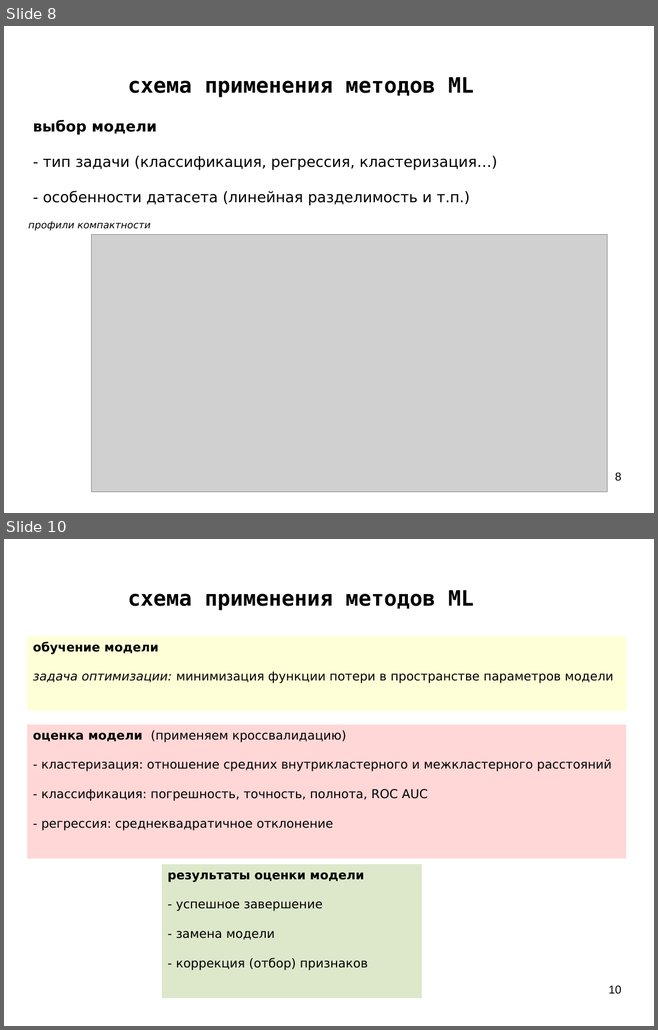
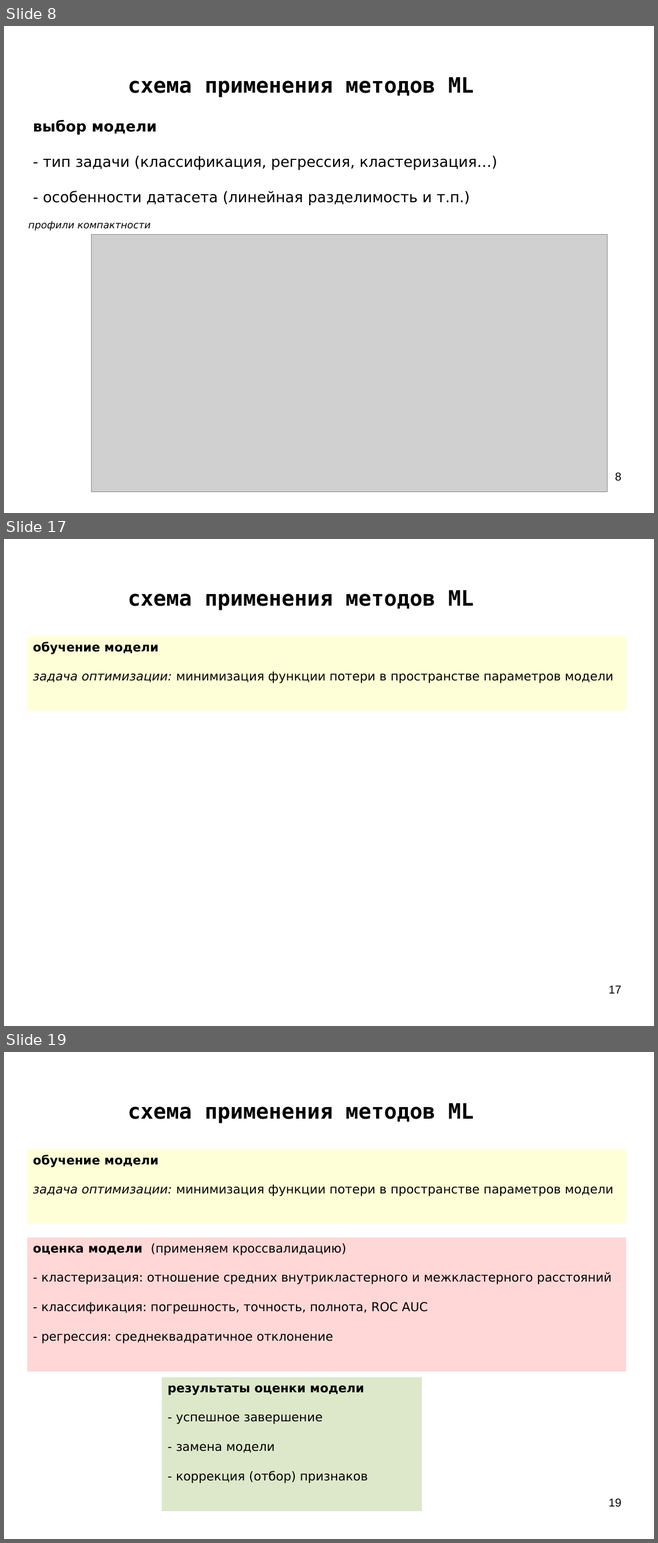
Before and after one commit to mechanoid5/ml_lectorium_legacy, a slide deck: 07-ml-pipeline.odp. Shown one above the other, each under a label of ours: slides 8 and 10 before the commit, slides 8, 17 and 19 after it; the slides between them are not shown. The pictures are 658x1030 and 658x1543 pixels, drawn with LibreOffice and Linux fonts; fonts in the diff are those of the drawing; grey boxes stand for pictures; background and template pictures are left out. Boxes give left, top, right and bottom in pixels: in the first picture for what was removed or moved away, otherwise in the second. Text is boxed around its words. In the diff, an @@ line names an element or a change of style, - is before the commit and + after.

```diff
--- a/07-ml-pipeline.odp
+++ b/07-ml-pipeline.odp
@@ slide 17 added at box(4, 539, 654, 1026), background picture (left out) @@
@@ title added at box(128, 590, 473, 610), 26 pt, text #000000, bold @@
+схема применения методов ML
@@ rectangle added at box(27, 636, 626, 711), fill #FFFFD7, 15 pt, text #000000 @@
+обучение модели
+задача оптимизации: минимизация функции потери в пространстве параметров модели
@@ page number added at box(608, 986, 621, 994), 14 pt, text #000000 @@
+17
@@ what was slide 10 is now slide 19 @@
@@ page number at box(608, 1499, 621, 1507): text changed @@
-10
+19
```
Also in this commit, not shown: 2 slides changed, 8 other slides added, 4 other files.
